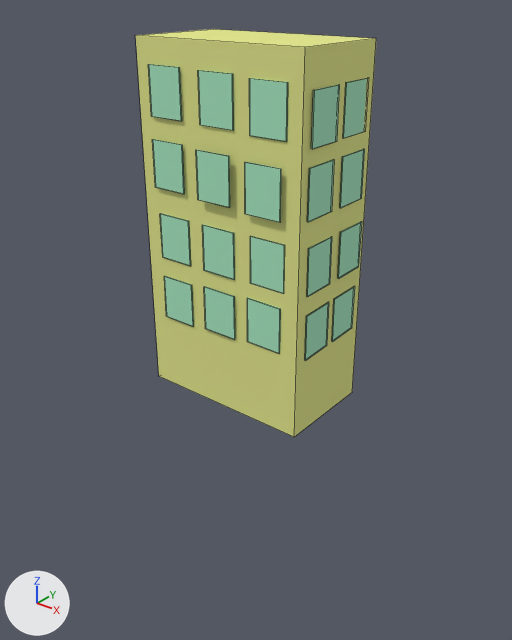
The Blender file project/blender objects/building1.blend: old version first, new version second.
Before and after are seen from a 50 mm camera at (7.39, -9.17, 3.96) aimed at (-0.02, 0.1, -1.79). Lighting does not change. The marker at lower left points along +X, +Y and +Z. Mesh edges are drawn as thin lines.
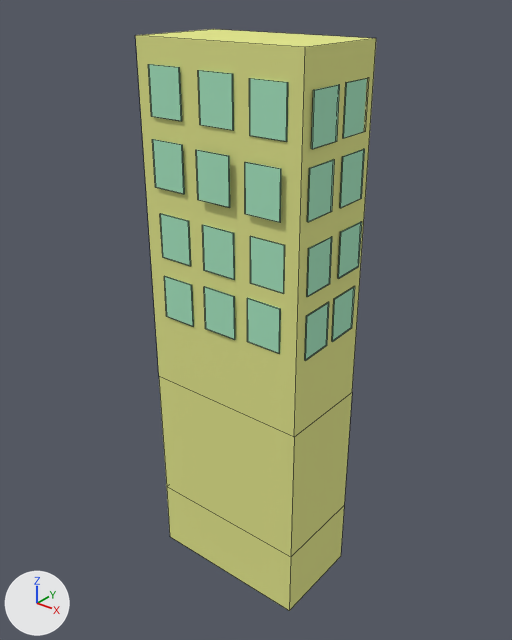
The change, as a diff of the scene's bpy script:
```diff
--- a/project/blender objects/building1.blend.py
+++ b/project/blender objects/building1.blend.py
@@ me_cube @@
 # used by ob_cube; location = (0.0, 0.0, 0.0); scale = (1.64, 0.929, 3.11)
-me_cube.from_pydata(...)  # 8 vertices, 6 faces; spans x -1.0..1.0, y -1.0..1.0, z -1.0..1.0
+me_cube.from_pydata(...)  # 16 vertices, 14 faces; spans x -1.0..1.0, y -1.0..1.0, z -2.32..1.0
+# me_cube part 1
+# 1 face is deleted
+# 8 vertices are added at x -1.0..1.0, y -1.0..1.0, z -2.32..-1.87
+# 9 new faces join them
 me_cube.materials.append(mat_building)
```

Location of each change, (x1, y1, x2, y2) in pixels of the pictures (512 x 640 px):
'Cube', reshaped (43% taller): before (136, 29, 376, 437); after (136, 29, 376, 611)
part 1 of me_cube, built on (yellow): after (159, 376, 352, 611)
